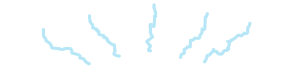
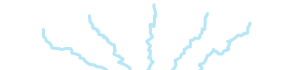
Revision of a layered 300px x 70px image; what changed, layer by layer:
painted on "Paint Layer 3" over [88,51,206,70]